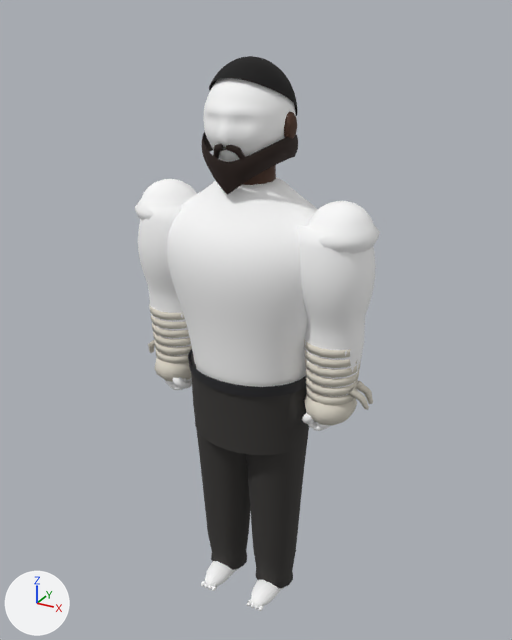
The glTF model public/models/kian.glb as it was, and as the next commit left it.
Before and after are seen from a 50 mm lens placed at (1.14, -2.04, 2.22), pointed at (0.0, 0.04, 1.18). The axes (+X, +Y, +Z) are drawn at lower left. The lights are the same throughout. The picture after the commit comes second. Vertices at exactly the same position are counted once.

Names of what the first picture shows: 'hair_short', 'head', 'part_MAT_CLOTH_pants_desc', 'part_MAT_SKIN_arms_kian', 'prop_beard_f', 'prop_beard_m', 'prop_wraps', 'torso', 'waistband' and 1 more.
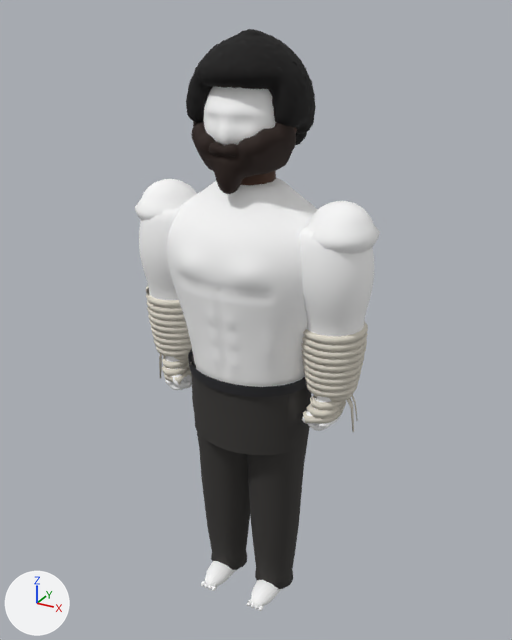
Pixel boxes (x1, y1, x2, y2) of what changed, in the pictures (512 x 640 px):
'torso', reshaped: before (167, 177, 318, 387); after (167, 178, 318, 387)
'prop_wraps', reshaped (20% taller): before (148, 304, 373, 426); after (146, 286, 368, 432)
'hair_afro', added (black): after (186, 29, 316, 145)
'prop_beard_f', reshaped: before (201, 131, 298, 195); after (191, 121, 296, 194)
'hair_short', deleted (black): before (209, 56, 298, 116)
part 1 of me_prop_beard_f, rebuilt: before (201, 131, 298, 195); after (191, 121, 296, 194)
part 2 of me_prop_beard_f, added: after (209, 142, 239, 157)
part 3 of me_prop_beard_f, deleted: before (213, 144, 245, 159)
part 4 of me_prop_beard_m, rebuilt (not visible afterwards): before (204, 137, 225, 162)
part 5 of me_prop_wraps, reshaped: before (304, 339, 373, 426); after (302, 321, 368, 432)
part 6 of me_prop_wraps, reshaped: before (148, 304, 192, 382); after (146, 286, 193, 385)

What changed in the scene script:
```text
Change me_prop_beard_f:
    used by ob_prop_beard_f; location = (0.0, 0.0, 0.0)
    remove me_prop_beard_f.from_pydata(...)  # 239 vertices, 384 faces; spans x -0.156..0.156, y -0.163..0.061, z 1.684..1.859
    add me_prop_beard_f.from_pydata(...)  # 1755 vertices, 3499 faces; spans x -0.177..0.177, y -0.182..0.013, z 1.686..1.934
    me_prop_beard_f part 1: the loose piece of 203 vertices spanning x -0.156..0.156, y -0.156..0.061, z 1.684..1.859 is rebuilt with 1303 vertices and now spans x -0.177..0.177, y -0.178..0.013, z 1.686..1.934
    me_prop_beard_f part 2: a new loose piece of 452 vertices spanning x -0.06..0.06, y -0.182..-0.134, z 1.792..1.848, in mat_mat_hair_beard_desc (black #25150e)
    me_prop_beard_f part 3: 36 vertices removed from x -0.059..0.059, y -0.163..-0.118, z 1.787..1.846
Change me_prop_beard_m:
    used by ob_prop_beard_m; location = (0.0, 0.0, 0.0)
    remove me_prop_beard_m.from_pydata(...)  # 223 vertices, 356 faces; spans x -0.147..0.147, y -0.158..0.058, z 1.715..1.841
    add me_prop_beard_m.from_pydata(...)  # 1695 vertices, 3379 faces; spans x -0.15..0.152, y -0.167..-0.003, z 1.758..1.919
    me_prop_beard_m part 4: the loose piece of 203 vertices spanning x -0.147..0.147, y -0.146..0.058, z 1.715..1.839 is rebuilt with 1303 vertices and now spans x -0.15..0.152, y -0.146..-0.003, z 1.758..1.919
    other edits to the shape of me_prop_beard_m do not show in these pictures
Change me_prop_wraps:
    used by ob_prop_wraps; location = (0.0, 0.0, 0.0)
    remove me_prop_wraps.from_pydata(...)  # 552 vertices, 1016 faces; spans x -0.463..0.462, y -0.11..0.11, z 0.879..1.201
    add me_prop_wraps.from_pydata(...)  # 2466 vertices, 4896 faces; spans x -0.436..0.436, y -0.109..0.109, z 0.857..1.272
    me_prop_wraps part 5: 276 vertices removed from x 0.223..0.462, y -0.11..0.11, z 0.879..1.201; 1233 vertices added at x 0.209..0.436, y -0.109..0.109, z 0.857..1.272
    me_prop_wraps part 6: 276 vertices removed from x -0.463..-0.223, y -0.11..0.11, z 0.879..1.201; 1233 vertices added at x -0.436..-0.208, y -0.107..0.109, z 0.857..1.272
Change me_torso:
    used by ob_torso; location = (0.0, 0.0, 0.0)
    remove me_torso.from_pydata(...)  # 1730 vertices, 3456 faces; spans x -0.317..0.317, y -0.223..0.207, z 0.814..1.71
    add me_torso.from_pydata(...)  # 6914 vertices, 13824 faces; spans x -0.315..0.315, y -0.228..0.206, z 0.814..1.71
    me_torso part 7: 31 vertices moved within x -0.257..0.257, y -0.166..0.191, z 0.917..1.637; 1235 vertices removed from x -0.317..0.317, y -0.223..0.207, z 0.816..1.709; 6419 vertices added at x -0.315..0.315, y -0.228..0.206, z 0.816..1.709
Add me_hair_afro:
    me_hair_afro.from_pydata(...)  # 2518 vertices, 5000 faces; spans x -0.201..0.201, y -0.169..0.221, z 1.798..2.163
    me_hair_afro.materials.append(mat_mat_hair_hair_afro)  # black #0a0707
Remove ob_hair_short:
    ob_hair_short = bpy.data.objects.new('hair_short', me_hair_short)
    ob_hair_short.location = (0.0, 0.0, 0.0)
Add ob_hair_afro:
    ob_hair_afro = bpy.data.objects.new('hair_afro', me_hair_afro)
    ob_hair_afro.location = (0.0, 0.0, 0.0)
```
